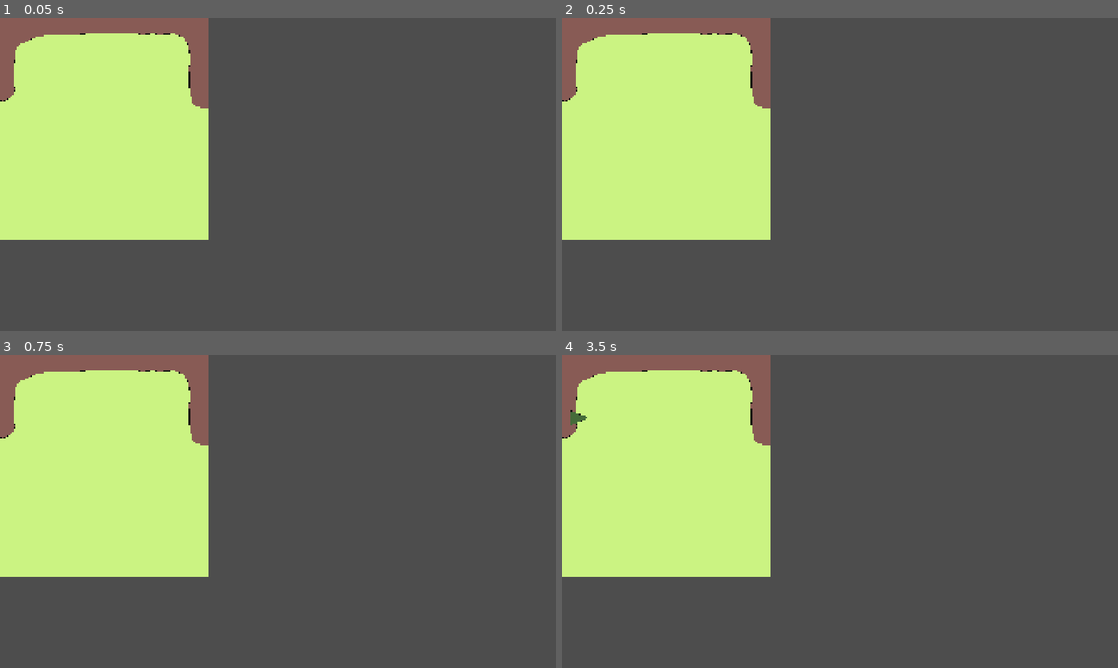
Above: before the commit, frames 1-4 (two rows, left to right).
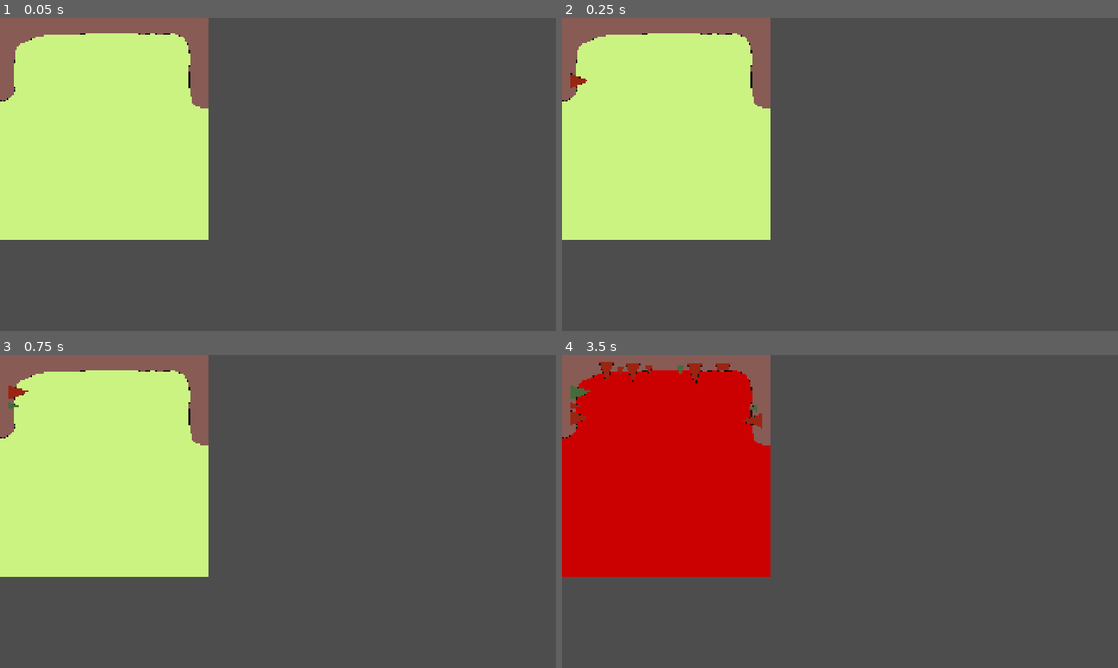
Above: after the commit, the same moments.

Repository: sym-z/arm-to-the-teeth
Game: Godot game, scene res://prefabs/ui/combat_viewport/tooth_roller/tooth_roller.tscn
The game is run twice, just before and just after one commit, with the same random seed, the same clock (stepped at 60 frames per second) and the same inputs. This scene is started directly instead of the project's main scene. The engine's default icon, where the game draws it, is replaced by a stand-in: a white triangle on a blue panel in a dark square.
Inputs (mouse positions are in pixels of both pictures, inside the frame that each line leads up to):
- Up to frame 1 (0.05 s): no input
- Up to frame 2 (0.25 s): no input
- Up to frame 3 (0.75 s): move the mouse to (400, 495) at 0.52 s; hold D (turn_right) from 0.53 s (still down); hold Space (pick_up) from 0.53 s (still down); click (400, 495) at 0.67 s
- Up to frame 4 (3.5 s): move the mouse to (728, 527) at 1.27 s; release D (turn_right) at 1.28 s; release Space (pick_up) at 1.28 s; hold Down (ui_down) 1.28-2.03 s; tap Space (pick_up) at 1.35, 2.85 s; move the mouse to (895, 442) at 2.02 s; hold D (turn_right) 2.03-2.78 s; hold Space (pick_up) 2.03-2.78 s; move the mouse to (812, 574) at 2.77 s; hold W (move_forward) from 2.78 s (still down); click (812, 574) at 2.92 s

Frame 1 is identical in both runs. In frame 2, less than 0.1% of the frame differs, in the area x 1-5%, y 17-23%; in frame 3, 0.1%; in frame 4, 24%, in the area x 0-38%, y 2-71%.

Commit message:
Basic minigame implementation for teeth flicking

Diff:
--- a/src/prefabs/ui/combat_viewport/tooth_roller/tooth_roller.gd
+++ b/src/prefabs/ui/combat_viewport/tooth_roller/tooth_roller.gd
@@ -1,28 +1,60 @@
 extends Node2D
 
 @export var tooth_targets : Array[AnimatedSprite2D]
+@export var center_tooth : AnimatedSprite2D
 @export var shift_timer : Timer
+@export var shift_interval : float = 0.25
 # How many teeth roll in.
 @export var target_pool_size : int = 25
 var target_pool : Array[int] = []
 # How many frames the targets have
 var tooth_types : int = 3
+# What index the first tooth is at in the pool
+var pool_index : int = 0
 
+@export var bg : Sprite2D
+@export var hit_bg_color : Color
+@export var miss_bg_color : Color
+@export var whiff_bg_color : Color
 func _ready():
+	for tooth in tooth_targets:
+		tooth.frame = 0
+	create_target_pool(target_pool_size)
+	initialize_shift_timer()
 
-	shift_timer.connect("timeout", shift_teeth)
-
+# Creates an encoding of frame choices for the teeth.
 func create_target_pool(size : int):
 	for num in size:
-		target_pool.append(randi_range(0,tooth_types))
+		target_pool.append(randi_range(0,tooth_types-1))
+	for num in tooth_targets.size():
+		target_pool.append(0)
+
+func initialize_shift_timer():
+	shift_timer.wait_time = shift_interval
+	shift_timer.connect("timeout", shift_teeth)
+	shift_timer.start()
+func shift_teeth():
+	if pool_index < target_pool.size():
+		tooth_targets[0].set_new_frame(target_pool[pool_index])
+		pool_index += 1
+
+func _input(event: InputEvent) -> void:
+	if event.is_action_pressed("move_forward"):
+		match center_tooth.frame:
+			center_tooth.TYPE.HIT:
+				print("hit")
+				bg.modulate = hit_bg_color
+			center_tooth.TYPE.MISS:
+				print("miss")
+				bg.modulate = miss_bg_color
+			center_tooth.TYPE.WHIFF:
+				print("whiff")
+				bg.modulate = whiff_bg_color
+		var frame_ref = center_tooth.frame
+		center_tooth.animation = "broken"
+		center_tooth.frame = frame_ref
 
 
-func _input(event: InputEvent) -> void:
-	if event.is_action_pressed("ui_up"):
-		tooth_targets[0].set_new_frame(2)
-	elif event.is_action_pressed("ui_down"):
-		tooth_targets[0].set_new_frame(1)
-
-
-func shift_teeth():
-	pass
+		#tooth_targets[0].set_new_frame(2)
+	#elif event.is_action_pressed("ui_down"):
+		#tooth_targets[0].set_new_frame(1)
--- a/src/prefabs/ui/combat_viewport/tooth_roller/tooth_roller.tscn
+++ b/src/prefabs/ui/combat_viewport/tooth_roller/tooth_roller.tscn
@@ -5,10 +5,15 @@
 [ext_resource type="Texture2D" uid="uid://0t8gmjhen3o2" path="res://assets/visual/ui/tooth_roller/gum_frame_0.png" id="3_6o746"]
 [ext_resource type="PackedScene" uid="uid://cdshv64n4dlok" path="res://prefabs/ui/combat_viewport/tooth_roller/tooth_target/tooth_target.tscn" id="4_dt07e"]
 
-[node name="Tooth Roller" type="Node2D" node_paths=PackedStringArray("tooth_targets", "shift_timer")]
+[node name="Tooth Roller" type="Node2D" node_paths=PackedStringArray("tooth_targets", "center_tooth", "shift_timer", "bg")]
 script = ExtResource("1_g8nkb")
-tooth_targets = [NodePath("Tooth Targets/Tooth Target"), Nod …(283 unchanged characters)…  NodePath("Tooth Targets/Tooth Target9")]
+tooth_targets = [NodePath("Tooth Targets/Tooth Target"), Nod …(283 unchanged characters)…  NodePath("Tooth Targets/Tooth Target9"), NodePath("Baby Tooth Targets/Tooth Target8;5"), NodePath("Baby Tooth Targets/Tooth Target7;5"), NodePath("Baby Tooth Targets/Tooth Target6;5"), NodePath("Baby Tooth Targets/Tooth Target5;5"), NodePath("Baby Tooth Targets/Tooth Target4;5"), NodePath("Baby Tooth Targets/Tooth Target3;5"), NodePath("Baby Tooth Targets/Tooth Target2;5"), NodePath("Baby Tooth Targets/Tooth Target1;5"), NodePath("Baby Tooth Targets/Tooth Target9;5"), NodePath("Baby Tooth Targets/Tooth Target0;5")]
+center_tooth = NodePath("Tooth Targets/Tooth Target5")
 shift_timer = NodePath("Tooth Shift Interval")
+shift_interval = 0.2
+bg = NodePath("Temp Background")
+hit_bg_color = Color(0, 1, 0, 1)
+whiff_bg_color = Color(1, 0, 0, 1)
 
 [node name="Temp Background" type="Sprite2D" parent="."]
 texture = ExtResource("2_748n5")
@@ -20,53 +25,141 @@
 
 [node name="Tooth Targets" type="Node2D" parent="."]
 
-[node name="Tooth Target" parent="Tooth Targets" node_paths=PackedStringArray("next_tooth") instance=ExtResource("4_dt07e")]
+[node name="Tooth Target" parent="Tooth Targets" node_paths=PackedStringArray("prev_tooth", "next_tooth") instance=ExtResource("4_dt07e")]
 position = Vector2(66, 214)
 rotation = -1.58453
-next_tooth = NodePath("../Tooth Target2")
-is_first = true
+frame = 1
+prev_tooth = NodePath("../../Baby Tooth Targets/Tooth Target0;5")
+next_tooth = NodePath("../../Baby Tooth Targets/Tooth Target1;5")
 
 [node name="Tooth Target2" parent="Tooth Targets" node_paths=PackedStringArray("prev_tooth", "next_tooth") instance=ExtResource("4_dt07e")]
 position = Vector2(68, 126)
 rotation = -1.57224
-prev_tooth = NodePath("../Tooth Target")
-next_tooth = NodePath("../Tooth Target3")
+frame = 1
+prev_tooth = NodePath("../../Baby Tooth Targets/Tooth Target1;5")
+next_tooth = NodePath("../../Baby Tooth Targets/Tooth Target2;5")
 
 [node name="Tooth Target3" parent="Tooth Targets" node_paths=PackedStringArray("prev_tooth", "next_tooth") instance=ExtResource("4_dt07e")]
 position = Vector2(154, 64)
-prev_tooth = NodePath("../Tooth Target2")
-next_tooth = NodePath("../Tooth Target4")
+frame = 1
+prev_tooth = NodePath("../../Baby Tooth Targets/Tooth Target2;5")
+next_tooth = NodePath("../../Baby Tooth Targets/Tooth Target3;5")
 
 [node name="Tooth Target4" parent="Tooth Targets" node_paths=PackedStringArray("prev_tooth", "next_tooth") instance=ExtResource("4_dt07e")]
 position = Vector2(245, 66)
-prev_tooth = NodePath("../Tooth Target3")
-next_tooth = NodePath("../Tooth Target5")
+frame = 1
+prev_tooth = NodePath("../../Baby Tooth Targets/Tooth Target3;5")
+next_tooth = NodePath("../../Baby Tooth Targets/Tooth Target4;5")
 
 [node name="Tooth Target5" parent="Tooth Targets" node_paths=PackedStringArray("prev_tooth", "next_tooth") instance=ExtResource("4_dt07e")]
-position = Vector2(354, 66)
-prev_tooth = NodePath("../Tooth Target4")
-next_tooth = NodePath("../Tooth Target6")
+position = Vector2(354, 174)
+scale = Vector2(1, 3.51)
+frame = 1
+prev_tooth = NodePath("../../Baby Tooth Targets/Tooth Target4;5")
+next_tooth = NodePath("../../Baby Tooth Targets/Tooth Target5;5")
 
 [node name="Tooth Target6" parent="Tooth Targets" node_paths=PackedStringArray("prev_tooth", "next_tooth") instance=ExtResource("4_dt07e")]
 position = Vector2(459, 70)
-prev_tooth = NodePath("../Tooth Target5")
-next_tooth = NodePath("../Tooth Target7")
+frame = 1
+prev_tooth = NodePath("../../Baby Tooth Targets/Tooth Target5;5")
+next_tooth = NodePath("../../Baby Tooth Targets/Tooth Target6;5")
 
 [node name="Tooth Target7" parent="Tooth Targets" node_paths=PackedStringArray("prev_tooth", "next_tooth") instance=ExtResource("4_dt07e")]
 position = Vector2(556, 70)
-prev_tooth = NodePath("../Tooth Target6")
-next_tooth = NodePath("../Tooth Target8")
+frame = 1
+prev_tooth = NodePath("../../Baby Tooth Targets/Tooth Target6;5")
+next_tooth = NodePath("../../Baby Tooth Targets/Tooth Target7;5")
 
 [node name="Tooth Target8" parent="Tooth Targets" node_paths=PackedStringArray("prev_tooth", "next_tooth") instance=ExtResource("4_dt07e")]
 position = Vector2(648, 131)
 rotation = 1.56918
-prev_tooth = NodePath("../Tooth Target7")
-next_tooth = NodePath("../Tooth Target9")
+frame = 1
+prev_tooth = NodePath("../../Baby Tooth Targets/Tooth Target7;5")
+next_tooth = NodePath("../../Baby Tooth Targets/Tooth Target8;5")
 
-[node name="Tooth Target9" parent="Tooth Targets" node_paths=PackedStringArray("prev_tooth") instance=ExtResource("4_dt07e")]
+[node name="Tooth Target9" parent="Tooth Targets" node_paths=PackedStringArray("prev_tooth", "next_tooth") instance=ExtResource("4_dt07e")]
 position = Vector2(649, 227)
 rotation = 1.5747
-prev_tooth = NodePath("../Tooth Target8")
+frame = 1
+prev_tooth = NodePath("../../Baby Tooth Targets/Tooth Target8;5")
+next_tooth = NodePath("../../Baby Tooth Targets/Tooth Target9;5")
+
+[node name="Tooth Shift Interval" type="Timer" parent="."]
+
+[node name="Baby Tooth Targets" type="Node2D" parent="."]
+
+[node name="Tooth Target9;5" parent="Baby Tooth Targets" node_paths=PackedStringArray("prev_tooth") instance=ExtResource("4_dt07e")]
+position = Vector2(658, 293)
+rotation = 1.09651
+scale = Vector2(0.5, 0.5)
+frame = 1
+prev_tooth = NodePath("../../Tooth Targets/Tooth Target9")
 is_last = true
 
-[node name="Tooth Shift Interval" type="Timer" parent="."]
+[node name="Tooth Target8;5" parent="Baby Tooth Targets" node_paths=PackedStringArray("prev_tooth", "next_tooth") instance=ExtResource("4_dt07e")]
+position = Vector2(654, 183)
+rotation = 1.5747
+scale = Vector2(0.5, 0.5)
+frame = 1
+prev_tooth = NodePath("../../Tooth Targets/Tooth Target8")
+next_tooth = NodePath("../../Tooth Targets/Tooth Target9")
+
+[node name="Tooth Target7;5" parent="Baby Tooth Targets" node_paths=PackedStringArray("prev_tooth", "next_tooth") instance=ExtResource("4_dt07e")]
+position = Vector2(633, 76)
+rotation = 0.674988
+scale = Vector2(0.5, 0.5)
+frame = 1
+prev_tooth = NodePath("../../Tooth Targets/Tooth Target7")
+next_tooth = NodePath("../../Tooth Targets/Tooth Target8")
+
+[node name="Tooth Target6;5" parent="Baby Tooth Targets" node_paths=PackedStringArray("prev_tooth", "next_tooth") instance=ExtResource("4_dt07e")]
+position = Vector2(507, 58)
+scale = Vector2(0.5, 0.5)
+frame = 1
+prev_tooth = NodePath("../../Tooth Targets/Tooth Target6")
+next_tooth = NodePath("../../Tooth Targets/Tooth Target7")
+
+[node name="Tooth Target5;5" parent="Baby Tooth Targets" node_paths=PackedStringArray("prev_tooth", "next_tooth") instance=ExtResource("4_dt07e")]
+position = Vector2(408, 56)
+scale = Vector2(0.5, 0.5)
+frame = 1
+prev_tooth = NodePath("../../Tooth Targets/Tooth Target5")
+next_tooth = NodePath("../../Tooth Targets/Tooth Target6")
+
+[node name="Tooth Target4;5" parent="Baby Tooth Targets" node_paths=PackedStringArray("prev_tooth", "next_tooth") instance=ExtResource("4_dt07e")]
+position = Vector2(301, 56)
+scale = Vector2(0.5, 0.5)
+frame = 1
+prev_tooth = NodePath("../../Tooth Targets/Tooth Target4")
+next_tooth = NodePath("../../Tooth Targets/Tooth Target5")
+
+[node name="Tooth Target3;5" parent="Baby Tooth Targets" node_paths=PackedStringArray("prev_tooth", "next_tooth") instance=ExtResource("4_dt07e")]
+position = Vector2(200, 60)
+scale = Vector2(0.5, 0.5)
+frame = 1
+prev_tooth = NodePath("../../Tooth Targets/Tooth Target3")
+next_tooth = NodePath("../../Tooth Targets/Tooth Target4")
+
+[node name="Tooth Target2;5" parent="Baby Tooth Targets" node_paths=PackedStringArray("prev_tooth", "next_tooth") instance=ExtResource("4_dt07e")]
+position = Vector2(99, 76)
+rotation = -0.638871
+scale = Vector2(0.5, 0.5)
+frame = 1
+prev_tooth = NodePath("../../Tooth Targets/Tooth Target2")
+next_tooth = NodePath("../../Tooth Targets/Tooth Target3")
+
+[node name="Tooth Target1;5" parent="Baby Tooth Targets" node_paths=PackedStringArray("prev_tooth", "next_tooth") instance=ExtResource("4_dt07e")]
+position = Vector2(50, 174)
+rotation = -1.54493
+scale = Vector2(0.5, 0.5)
+frame = 1
+prev_tooth = NodePath("../../Tooth Targets/Tooth Target")
+next_tooth = NodePath("../../Tooth Targets/Tooth Target2")
+
+[node name="Tooth Target0;5" parent="Baby Tooth Targets" node_paths=PackedStringArray("next_tooth") instance=ExtResource("4_dt07e")]
+position = Vector2(36, 270)
+rotation = -1.02001
+scale = Vector2(0.5, 0.5)
+frame = 1
+next_tooth = NodePath("../../Tooth Targets/Tooth Target")
+is_first = true
--- a/src/prefabs/ui/combat_viewport/tooth_roller/tooth_target/tooth_target.gd
+++ b/src/prefabs/ui/combat_viewport/tooth_roller/tooth_target/tooth_target.gd
@@ -6,7 +6,16 @@
 @export var is_first : bool
 @export var is_last : bool
 
-func set_new_frame(new_frame : int):
+enum TYPE{MISS = 0, HIT = 1, WHIFF = 2}
+
+func set_new_frame(new_frame : int, anim : String = "default"):
 	if is_last == false:
-		next_tooth.set_new_frame(frame)
+		# Set next tooth's animation to be broken or not
+		if animation == "broken":
+			next_tooth.set_new_frame(frame, "broken")
+		else:
+			next_tooth.set_new_frame(frame)
+	animation = anim
 	frame = new_frame
+	if animation == "broken":
+		print(new_frame, frame, animation)
--- a/src/prefabs/ui/combat_viewport/tooth_roller/tooth_target/tooth_target.tscn
+++ b/src/prefabs/ui/combat_viewport/tooth_roller/tooth_target/tooth_target.tscn
@@ -1,7 +1,20 @@
-[gd_scene load_steps=7 format=3 uid="uid://cdshv64n4dlok"]
+[gd_scene load_steps=11 format=3 uid="uid://cdshv64n4dlok"]
 
 [ext_resource type="Script" uid="uid://dgtc6dvy3iqb6" path="res://prefabs/ui/combat_viewport/tooth_roller/tooth_target/tooth_target.gd" id="1_h1f4v"]
 [ext_resource type="Texture2D" uid="uid://deatpfppqmt7d" path="res://assets/visual/ui/tooth_roller/tooth_target_0.png" id="1_tj3xb"]
+[ext_resource type="Texture2D" uid="uid://cpl5mpt353p3j" path="res://assets/visual/ui/tooth_roller/broken_tooth_target_0.png" id="1_vndbs"]
+
+[sub_resource type="AtlasTexture" id="AtlasTexture_ueqjx"]
+atlas = ExtResource("1_vndbs")
+region = Rect2(0, 0, 60, 78)
+
+[sub_resource type="AtlasTexture" id="AtlasTexture_ics2l"]
+atlas = ExtResource("1_vndbs")
+region = Rect2(60, 0, 60, 78)
+
+[sub_resource type="AtlasTexture" id="AtlasTexture_aaibu"]
+atlas = ExtResource("1_vndbs")
+region = Rect2(120, 0, 60, 78)
 
 [sub_resource type="AtlasTexture" id="AtlasTexture_vndbs"]
 atlas = ExtResource("1_tj3xb")
@@ -17,6 +30,20 @@
 
 [sub_resource type="SpriteFrames" id="SpriteFrames_ueqjx"]
 animations = [{
+"frames": [{
+"duration": 1.0,
+"texture": SubResource("AtlasTexture_ueqjx")
+}, {
+"duration": 1.0,
+"texture": SubResource("AtlasTexture_ics2l")
+}, {
+"duration": 1.0,
+"texture": SubResource("AtlasTexture_aaibu")
+}],
+"loop": true,
+"name": &"broken",
+"speed": 5.0
+}, {
 "frames": [{
 "duration": 1.0,
 "texture": SubResource("AtlasTexture_vndbs")
Binary file added: src/assets/visual/ui/tooth_roller/broken_tooth_target_0.aseprite
Binary file added: src/assets/visual/ui/tooth_roller/broken_tooth_target_0.png
Not shown, added: src/assets/visual/ui/tooth_roller/broken_tooth_target_0.png.import
Not shown, changed: docs/TODO.md
